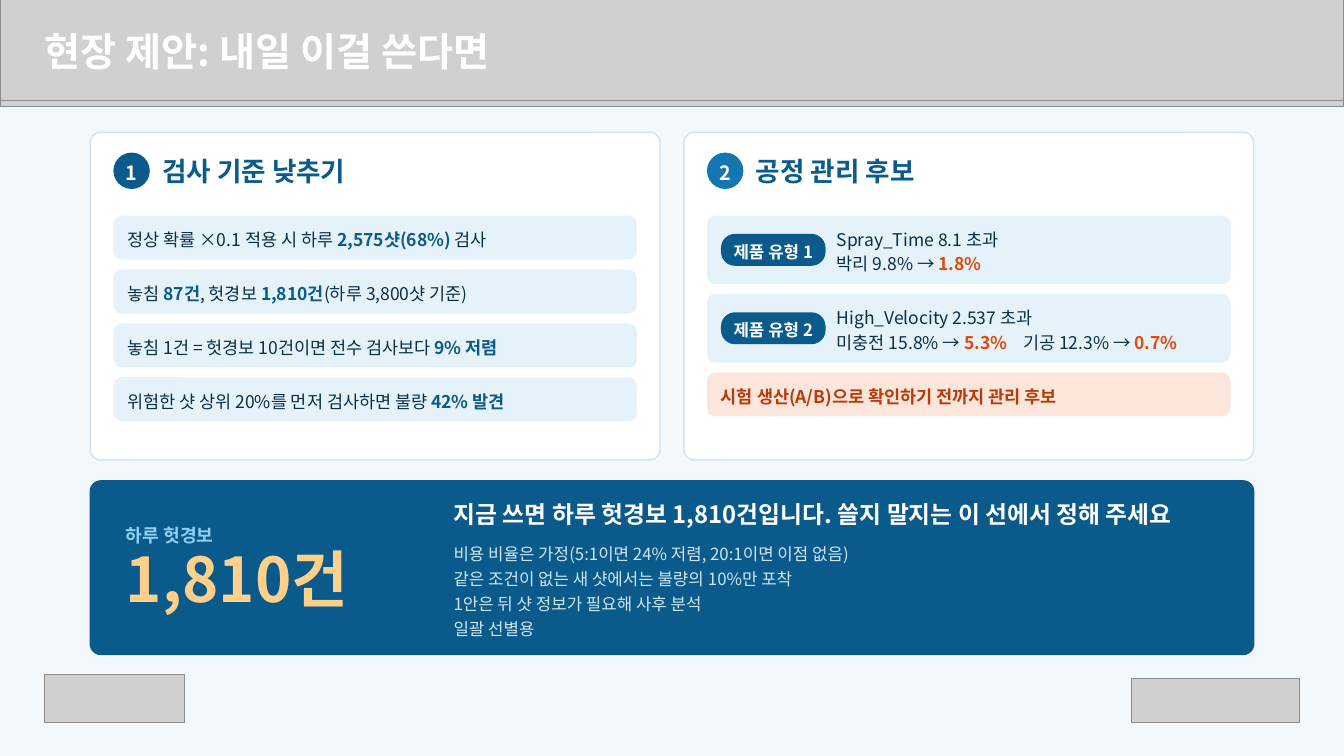
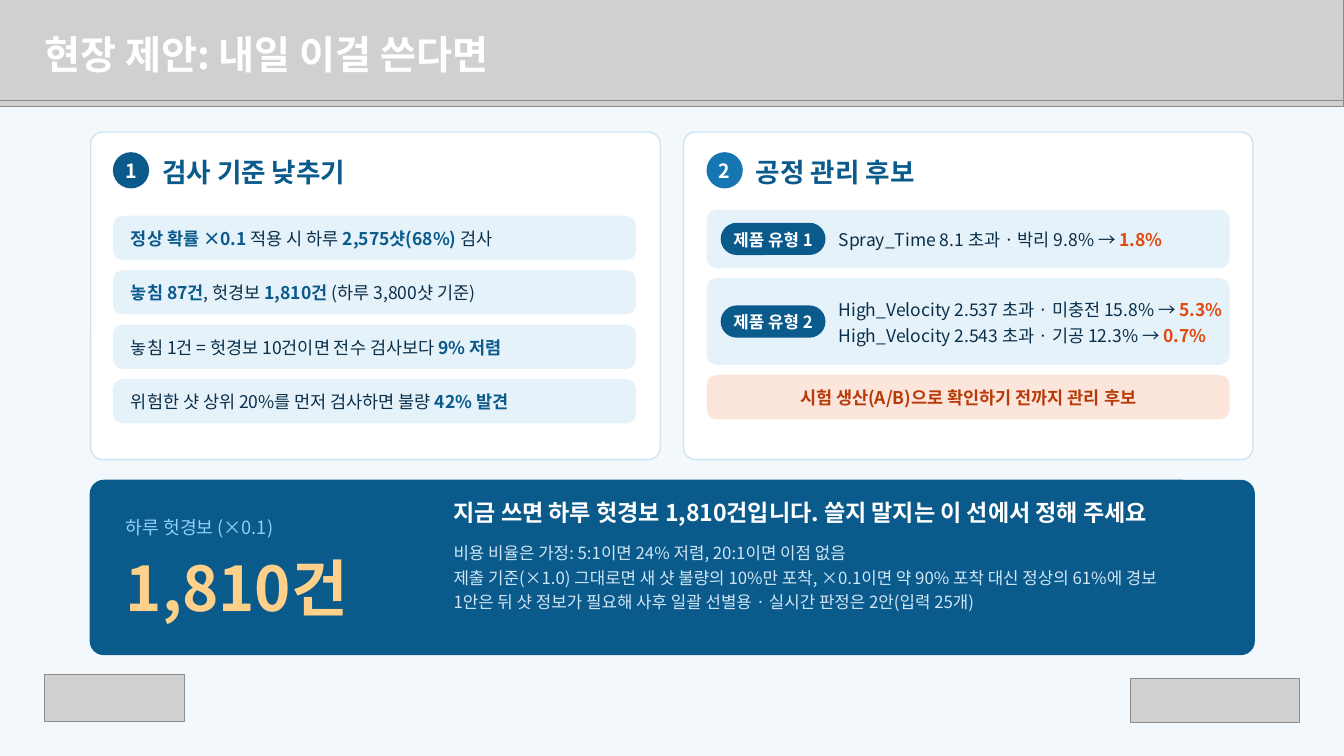
Before and after one commit to hajin-eng/team1-deeplearning, a slide deck: slide 12 of 최종프로젝트_학생배포/보고서/발표자료_1조.pptx (slide 11 before the commit). Drawn at 1344x756 pixels with LibreOffice and Linux fonts; fonts in the diff are those of the drawing; grey boxes stand for pictures. Boxes give left, top, right and bottom in pixels: in the first picture for what was removed or moved away, otherwise in the second. Text is boxed around its words. In the diff, an @@ line names an element or a change of style, - is before the commit and + after.

Commit message:
README·requirements 추가, 발표 자료를 최종본으로 교체, 옛 웹 보고서와 절대경로 스크립트 삭제

```diff
--- a/최종프로젝트_학생배포/보고서/발표자료_1조.pptx
+++ b/최종프로젝트_학생배포/보고서/발표자료_1조.pptx
@@ text "현장 제안: 내일 이걸 쓴다면" at [44, 36, 489, 72]: line spacing 36.4pt to 1.1; vertical alignment top to middle @@
@@ freeform shape removed at [113, 152, 149, 189] @@
-1
@@ ellipse added at [113, 152, 149, 189], fill #0B5A8C, 14 pt, text #FFFFFF, bold @@
+1
@@ freeform shape removed at [707, 152, 743, 189] @@
-2
@@ ellipse added at [707, 152, 743, 189], fill #1676B2, 14 pt, text #FFFFFF, bold @@
+2
@@ rounded rectangle "정상 확률 ×0.1 적용 시 ..." at [113, 216, 636, 260]: text colour #0A2F4A to #0B5A8C, bold on in "정상 확률 ×0.1"; line spacing 17.5pt to 1.05; vertical alignment top to middle; proportions changed @@
@@ proportions changed in 5 elements at [91, 132, 660, 460], [684, 132, 1253, 460], [90, 480, 1255, 655], [707, 278, 1230, 365], [707, 210, 1230, 268] @@
@@ rounded rectangle: place and size @@
-rounded rectangle at [707, 216, 1230, 284]
+rounded rectangle at [707, 210, 1230, 268]
@@ rounded rectangle "제품 유형 1" at [721, 223, 826, 255]: line spacing 16.8pt to 1.05; proportions changed @@
@@ rounded rectangle "제품 유형 1": place and size @@
-rounded rectangle "제품 유형 1" at [721, 234, 826, 266]
+rounded rectangle "제품 유형 1" at [721, 223, 826, 255]
@@ text "Spray_Time 8.1 초과 · 박리 ..." at [839, 231, 1163, 250]: vertical alignment top to middle @@
@@ text at [839, 231, 1163, 250]: text changed @@
-Spray_Time 8.1 초과
-박리 9.8% → 1.8%
+Spray_Time 8.1 초과 · 박리 9.8% → 1.8%
@@ rounded rectangle "놓침 87건, 헛경보 1,810건 (하루 ..." at [113, 270, 636, 315]: vertical alignment top to middle; proportions changed @@
@@ text in rounded rectangle at [131, 284, 475, 303]: text changed @@
-놓침 87건, 헛경보 1,810건(하루 3,800샷 기준)
+놓침 87건, 헛경보 1,810건 (하루 3,800샷 기준)
@@ rounded rectangle: place and size @@
-rounded rectangle at [707, 294, 1230, 363]
+rounded rectangle at [707, 278, 1230, 365]
@@ text "High_Velocity 2.537 초과 · 미충전 ..." at [839, 301, 1223, 347]: vertical alignment top to middle @@
@@ rounded rectangle "놓침 1건 = 헛경보 10건이면 ..." at [113, 325, 636, 369]: line spacing 17.5pt to 1.05; vertical alignment top to middle; proportions changed @@
@@ rounded rectangle "제품 유형 2": place and size @@
-rounded rectangle "제품 유형 2" at [721, 313, 826, 345]
+rounded rectangle "제품 유형 2" at [721, 306, 826, 338]
@@ rounded rectangle "제품 유형 2" at [721, 306, 826, 338]: line spacing 16.8pt to 1.05; proportions changed @@
@@ text at [839, 301, 1223, 347]: text changed @@
-High_Velocity 2.537 초과
-미충전 15.8% → 5.3% 기공 12.3% → 0.7%
+High_Velocity 2.537 초과 · 미충전 15.8% → 5.3%
+High_Velocity 2.543 초과 · 기공 12.3% → 0.7%
@@ rounded rectangle "위험한 샷 상위 20%를 먼저 ..." at [113, 379, 636, 423]: line spacing 17.5pt to 1.05; vertical alignment top to middle; proportions changed @@
@@ rounded rectangle "시험 생산(A/B)으로 확인하기 전까지 관리 ..." at [707, 375, 1230, 419]: alignment left to centre; line spacing 17.5pt to 1.05; vertical alignment top to middle; proportions changed @@
@@ text "지금 쓰면 하루 헛경보 1,810건입니다. ..." at [454, 501, 1147, 526]: size 17 to 16.5 pt; line spacing 22.9pt to 1.1 @@
@@ text at [126, 519, 274, 538]: text changed; bold off @@
-하루 헛경보
+하루 헛경보 (×0.1)
@@ text "1,810건" at [126, 559, 348, 624]: line spacing 48.4pt to 1.1 @@
@@ text at [454, 545, 1157, 611]: text changed @@
-비용 비율은 가정(5:1이면 24% 저렴, 20:1이면 이점 없음)
-같은 조건이 없는 새 샷에서는 불량의 10%만 포착
-1안은 뒤 샷 정보가 필요해 사후 분석
-일괄 선별용
+비용 비율은 가정: 5:1이면 24% 저렴, 20:1이면 이점 없음
+제출 기준(×1.0) 그대로면 새 샷 불량의 10%만 포착, ×0.1이면 약 90% 포착 대신 정상의 61%에 경보
+1안은 뒤 샷 정보가 필요해 사후 일괄 선별용 · 실시간 판정은 2안(입력 25개)
```
Also in this commit, not shown: 11 other slides changed, 8 slides added, 1 slide removed, 7 other files.
